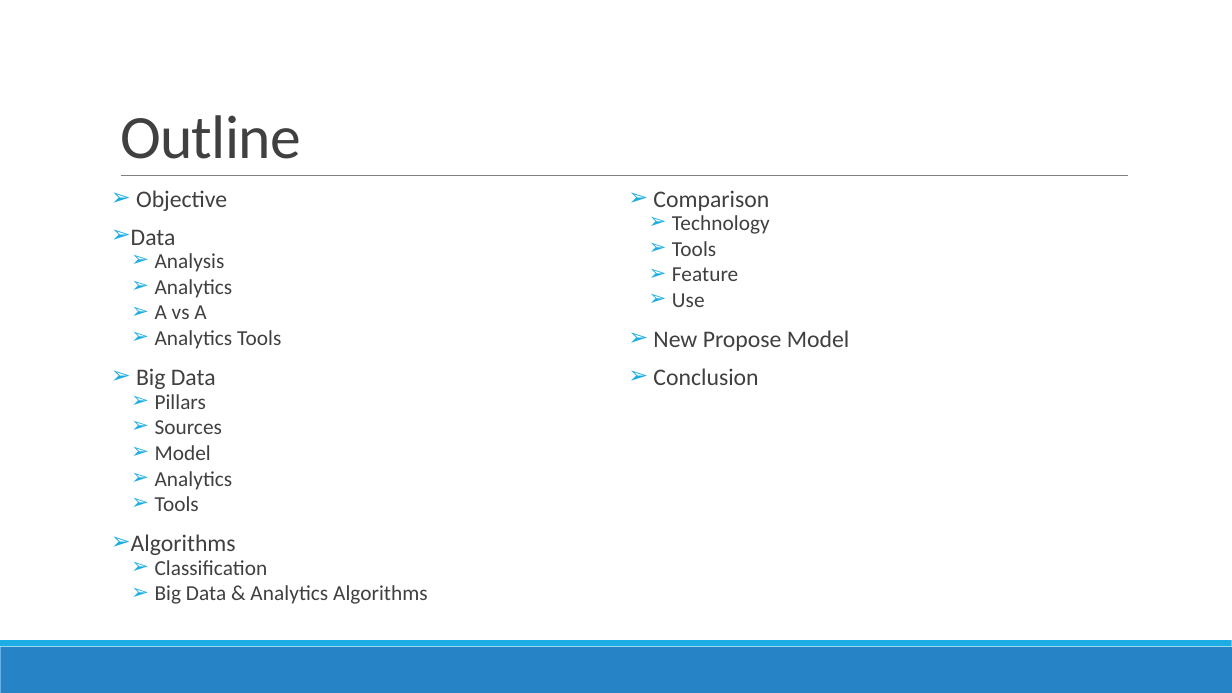
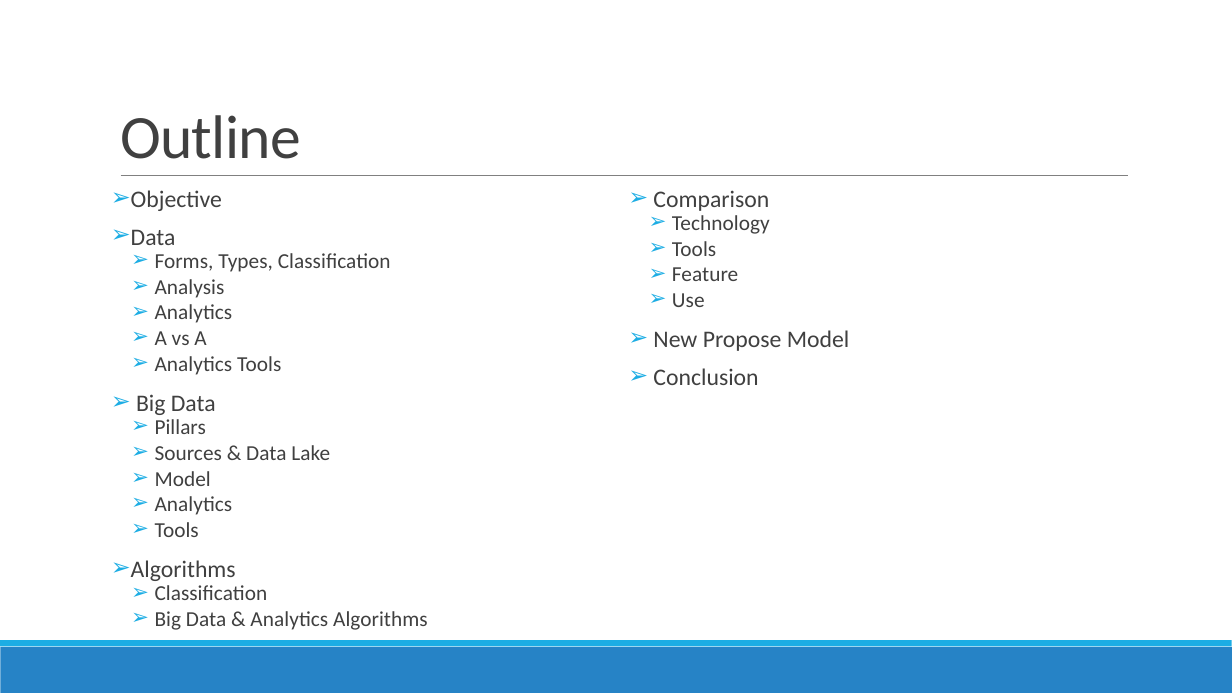
Before and after one commit to DistributedSystems-Fall2018-NEDUET/project-dist_sys, a slide deck: slide 4 of Project Interim Submission/Generic DS Framework.pptx. Drawn at 1232x693 pixels with LibreOffice and Linux fonts; fonts in the diff are those of the drawing. Boxes give left, top, right and bottom in pixels: in the first picture for what was removed or moved away, otherwise in the second. Text is boxed around its words. In the diff, an @@ line names an element or a change of style, - is before the commit and + after.

Commit message:
Addded missing content
Added: missing content and bullet point in outline slide and content respective slides

```diff
--- a/Project Interim Submission/Generic DS Framework.pptx
+++ b/Project Interim Submission/Generic DS Framework.pptx
@@ text at bbox=[155, 253, 391, 272]: paragraph added @@
+  ➢ Forms, Types, Classification
@@ text at bbox=[155, 445, 330, 460]: text changed @@
-  ➢ Sources
+  ➢ Sources & Data Lake
```
Also in this commit, not shown: 1 other slide changed.
